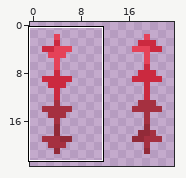
Two states of a pixel-art sprite, lootplot.juice/assets/slot_visuals/point_down_slot_visual.png. Above: a wide view before the commit, with the close-up outlined.
Close-up. Before:
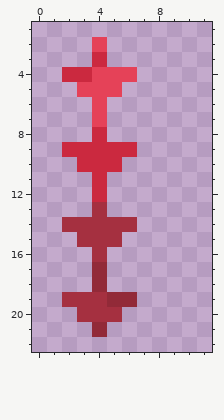
The file is 24x24 pixels. Shown: x 0..11, y 1..22. The commit also changed other parts of the picture, which this record leaves out.
Once edited:
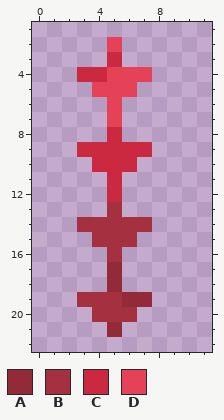
Palette (. is transparent): A #922a38  B #a53040  C #cb293f  D #e54258
Edits made:
{"y":2,"x":4,"old":"D.","new":".D"}
{"y":3,"x":4,"old":"C.","new":".C"}
{"y":4,"x":2,"old":"C","new":"."}
{"y":4,"x":4,"old":"D","new":"C"}
{"y":4,"x":7,"old":".","new":"D"}
{"y":5,"x":3,"old":"D","new":"."}
{"y":5,"x":6,"old":".","new":"D"}
{"y":6,"x":4,"old":"D.","new":".D"}
{"y":7,"x":4,"old":"D.","new":".D"}
{"y":8,"x":4,"old":"C.","new":".C"}
{"y":9,"x":2,"old":"C","new":"."}
{"y":9,"x":7,"old":".","new":"C"}
{"y":10,"x":3,"old":"C","new":"."}
{"y":10,"x":6,"old":".","new":"C"}
{"y":11,"x":4,"old":"C.","new":".C"}
{"y":12,"x":4,"old":"C.","new":".C"}
{"y":13,"x":4,"old":"B.","new":".B"}
{"y":14,"x":2,"old":"B","new":"."}
{"y":14,"x":7,"old":".","new":"B"}
{"y":15,"x":3,"old":"B","new":"."}
{"y":15,"x":6,"old":".","new":"B"}
{"y":16,"x":4,"old":"B.","new":".B"}
{"y":17,"x":4,"old":"A.","new":".A"}
{"y":18,"x":4,"old":"A.","new":".A"}
{"y":19,"x":2,"old":"B","new":"."}
{"y":19,"x":5,"old":"A","new":"B"}
{"y":19,"x":7,"old":".","new":"A"}
{"y":20,"x":3,"old":"B","new":"."}
{"y":20,"x":6,"old":".","new":"B"}
{"y":21,"x":4,"old":"A.","new":".A"}
